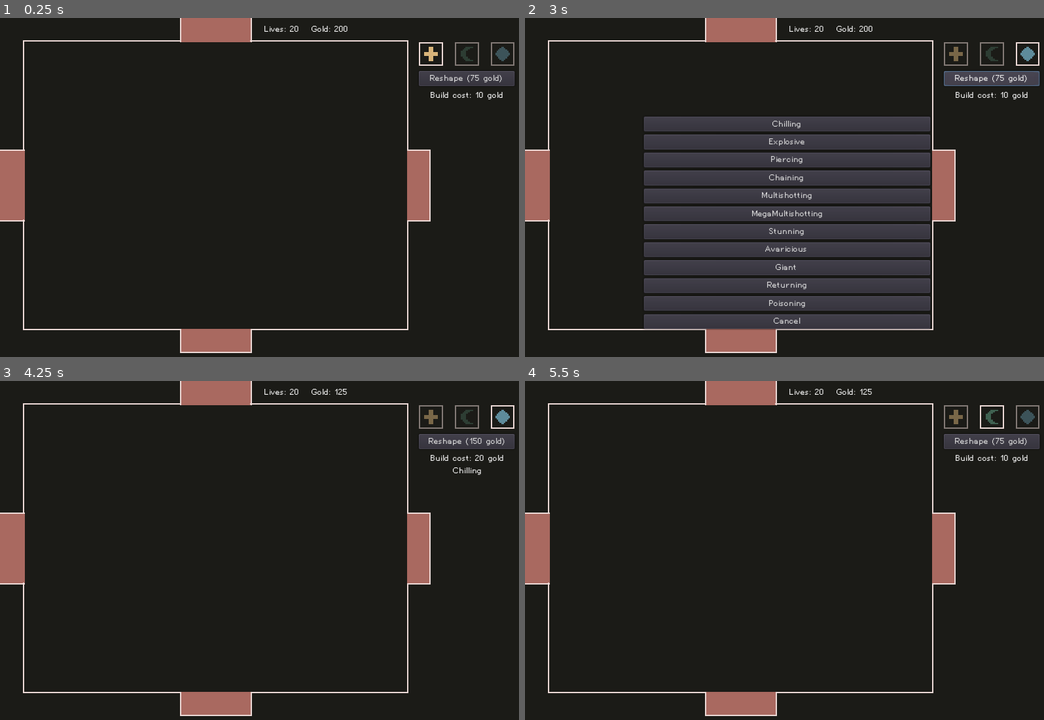
Above: before the commit, frames 1-4 (two rows, left to right).
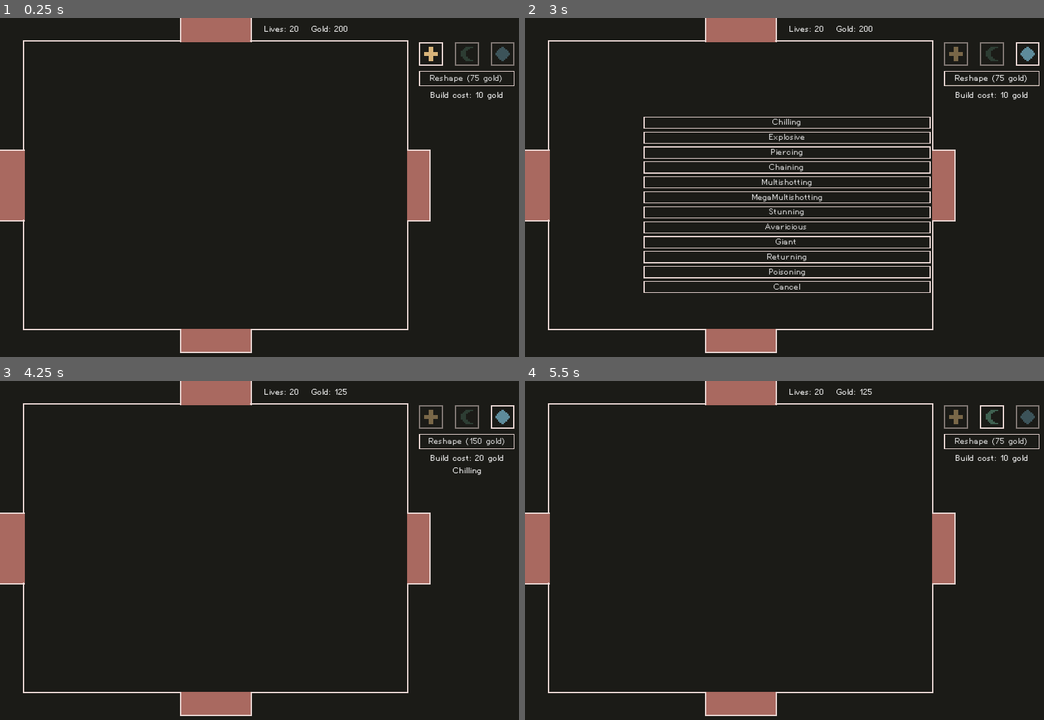
Above: after the commit, the same moments.

Repository: nolenroyalty/ReShape-TD
Game: Godot game, scene res://Main.tscn
Two runs of this game, one before a commit and one after it. Both use one fixed random seed, a clock stepped at 60 frames per second and the inputs below.
Inputs (mouse positions are in pixels of both pictures, inside the frame that each line leads up to):
- Up to frame 1 (0.25 s): no input
- Up to frame 2 (3 s): click (992, 55) at 0.5 s; click (955, 55) at 1.25 s; click (1028, 55) at 2 s; click "Reshape (75 gold)" at 2.75 s
- Up to frame 3 (4.25 s): click "Chilling" at 3.5 s
- Up to frame 4 (5.5 s): click "Reshape (150 gold)" at 4.25 s; click (992, 418) at 5 s

The runs differ from the first frame. In frame 1, 0.7% of the frame differs, in the area x 80-100%, y 15-21%; in frame 2, 30%, in the area x 22-100%, y 15-93%; in frame 3, 0.7%; in frame 4, 0.7%.

Commit message:
status effect fixes, basic styling

Diff:
--- a/creeps/CreepGeneric.gd
+++ b/creeps/CreepGeneric.gd
@@ -18,7 +18,7 @@
 var SPEED = 48
 var STUN_CHANCE = 10
 var RESIST_CHANCE = 0.0
-var STATUS_REDUCTION = 0.0
+var STATUS_REDUCTION = 1.0
 var is_boss = false
 var level = 1
 
@@ -56,18 +56,18 @@
 func determine_speed():
 	var base = SPEED
 	if chilled:
-		var penalty = 0.5 * (1.0 - STATUS_REDUCTION)
-		base *= penalty
+		var penalty = 0.5
+		base -= (base * penalty * STATUS_REDUCTION)
 	if stunned:
 		base = 0
 	return base
 
-func resisted_status_effect(hit_chance=100):
-	var roll = rng.randi_range(1, 100) * (1.0 - RESIST_CHANCE)
-	return hit_chance > roll
+func status_effect_hit(hit_chance=100):
+	var roll = rng.randi_range(1, 100)
+	return (hit_chance * (1.0 - RESIST_CHANCE)) > roll
 
 func maybe_apply_chilled():
-	if not resisted_status_effect(100):
+	if status_effect_hit(100):
 		chilled = true
 		emit_signal("state_changed")
 		var duration = 1.0
@@ -78,8 +78,7 @@
 	chilled = false
 
 func maybe_apply_stun(stun_chance):
-	var bonus_resist = 100 - stun_chance
-	if not resisted_status_effect(bonus_resist):
+	if status_effect_hit(stun_chance):
 		stunned = true
 		emit_signal("state_changed")
 		var duration = 1.0 * STATUS_REDUCTION
@@ -90,7 +89,7 @@
 	stunned = false
 
 func maybe_apply_poison(amount, bonus_gold):
-	if not resisted_status_effect(100):
+	if status_effect_hit(100):
 		poisoned = true
 		emit_signal("state_changed")
 		$IsPoisonedTimer.start(1.5)
--- a/creeps/CreepResist.gd
+++ b/creeps/CreepResist.gd
@@ -2,6 +2,6 @@
 
 func init(level, dest):
 	KIND = "Resistant"
-	RESIST_CHANCE = 0.5
+	RESIST_CHANCE = .5
 	STATUS_REDUCTION = 0.5
 	.init(level, dest)
--- a/creeps/NormalBoss.gd
+++ b/creeps/NormalBoss.gd
@@ -2,4 +2,6 @@
 
 func init(level, dest):
 	is_boss = true
+	RESIST_CHANCE = 0.35
+	STATUS_REDUCTION = 0.5
 	.init(level, dest)
--- a/creeps/QuickBoss.gd
+++ b/creeps/QuickBoss.gd
@@ -4,6 +4,7 @@
 	KIND = "Quick"
 	BASE_HEALTH = 40
 	SPEED = 80
-	RESIST_CHANCE = 35
+	RESIST_CHANCE = 0.35
+	STATUS_REDUCTION = 0.5
 	is_boss = true
 	.init(level, dest)
--- a/creeps/ThickBoss.gd
+++ b/creeps/ThickBoss.gd
@@ -5,4 +5,5 @@
 	BASE_HEALTH = 100
 	SPEED = 28
 	is_boss = true
+	STATUS_REDUCTION = 0.5
 	.init(level, dest)
--- a/project.godot
+++ b/project.godot
@@ -60,6 +60,7 @@
 [gui]
 
 common/drop_mouse_on_gui_input_disabled=true
+theme/custom="res://ui/Styles.tres"
 theme/custom_font="res://fonts/new_dynamicfont.tres"
 
 [importer_defaults]
--- a/ui/IndividualTowerViewer.tscn
+++ b/ui/IndividualTowerViewer.tscn
@@ -6,8 +6,8 @@
 script = ExtResource( 1 )
 
 [node name="Header" type="Label" parent="."]
-margin_right = 40.0
-margin_bottom = 14.0
+margin_right = 111.0
+margin_bottom = 31.0
 text = "Level 2 Cross Tower
 "
 
--- a/ui/ReshapeUpgradePicker.tscn
+++ b/ui/ReshapeUpgradePicker.tscn
@@ -1,6 +1,7 @@
-[gd_scene load_steps=2 format=2]
+[gd_scene load_steps=3 format=2]
 
 [ext_resource path="res://ui/ReshapeUpgradePicker.gd" type="Script" id=1]
+[ext_resource path="res://ui/Styles.tres" type="Theme" id=2]
 
 [node name="ReshapeUpgradePicker" type="CanvasLayer"]
 pause_mode = 2
@@ -15,12 +16,13 @@
 margin_top = -118.0
 margin_right = 192.0
 margin_bottom = 118.0
+theme = ExtResource( 2 )
 
 [node name="Example1" type="Button" parent="VBoxContainer"]
 margin_right = 384.0
-margin_bottom = 20.0
+margin_bottom = 16.0717
 
 [node name="Example2" type="Button" parent="VBoxContainer"]
-margin_top = 24.0
+margin_top = 20.0
 margin_right = 384.0
-margin_bottom = 44.0
+margin_bottom = 36.0717
--- a/ui/ReshapeUpgradeSelector.gd
+++ b/ui/ReshapeUpgradeSelector.gd
@@ -3,11 +3,11 @@
 signal reshape(shape)
 signal selected(shape)
 
-onready var cross = $CrossButton
-onready var crescent = $CrescentButton
-onready var diamond = $DiamondButton
-onready var reshape_button = $ReshapeButton
-onready var info_label = $InfoLabel
+onready var cross = $Control/CrossButton
+onready var crescent = $Control/CrescentButton
+onready var diamond = $Control/DiamondButton
+onready var reshape_button = $Control/ReshapeButton
+onready var info_label = $Control/InfoLabel
 
 var current = null
 
--- a/ui/ReshapeUpgradeSelector.tscn
+++ b/ui/ReshapeUpgradeSelector.tscn
@@ -1,46 +1,52 @@
-[gd_scene load_steps=6 format=2]
+[gd_scene load_steps=7 format=2]
 
 [ext_resource path="res://towers/sprites/crescenttower.png" type="Texture" id=1]
 [ext_resource path="res://towers/sprites/crosstower.png" type="Texture" id=2]
 [ext_resource path="res://towers/sprites/diamondtower.png" type="Texture" id=3]
+[ext_resource path="res://ui/Styles.tres" type="Theme" id=4]
 [ext_resource path="res://fonts/new_dynamicfont.tres" type="DynamicFont" id=5]
 [ext_resource path="res://ui/ReshapeUpgradeSelector.gd" type="Script" id=6]
 
 [node name="ReshapeUpgradeSelector" type="Node2D"]
 script = ExtResource( 6 )
 
-[node name="ColorRect" type="ColorRect" parent="."]
+[node name="Control" type="Control" parent="."]
+margin_right = 40.0
+margin_bottom = 40.0
+theme = ExtResource( 4 )
+
+[node name="ColorRect" type="ColorRect" parent="Control"]
 visible = false
 margin_left = -16.0
 margin_right = 144.0
 margin_bottom = 208.0
 color = Color( 0.368627, 0.545098, 0.607843, 0.513726 )
 
-[node name="CrescentButton" type="TextureButton" parent="."]
+[node name="CrescentButton" type="TextureButton" parent="Control"]
 margin_left = 48.0
 margin_right = 80.0
 margin_bottom = 32.0
 texture_normal = ExtResource( 1 )
 
-[node name="CrossButton" type="TextureButton" parent="."]
+[node name="CrossButton" type="TextureButton" parent="Control"]
 margin_right = 32.0
 margin_bottom = 32.0
 texture_normal = ExtResource( 2 )
 
-[node name="DiamondButton" type="TextureButton" parent="."]
+[node name="DiamondButton" type="TextureButton" parent="Control"]
 margin_left = 96.0
 margin_right = 128.0
 margin_bottom = 32.0
 texture_normal = ExtResource( 3 )
 
-[node name="ReshapeButton" type="Button" parent="."]
+[node name="ReshapeButton" type="Button" parent="Control"]
 margin_top = 39.0
 margin_right = 128.0
 margin_bottom = 59.0
 custom_fonts/font = ExtResource( 5 )
 text = "Reshape"
 
-[node name="InfoLabel" type="Label" parent="."]
+[node name="InfoLabel" type="Label" parent="Control"]
 margin_top = 64.0
 margin_right = 128.0
 margin_bottom = 192.0
--- /dev/null
+++ b/ui/Styles.tres
@@ -0,0 +1,46 @@
+[gd_resource type="Theme" load_steps=9 format=2]
+
+[ext_resource path="res://ui/sprites/ninepatch-disabled.png" type="Texture" id=1]
+[ext_resource path="res://ui/sprites/ninepatch-grey.png" type="Texture" id=2]
+[ext_resource path="res://ui/sprites/ninepatch-both.png" type="Texture" id=3]
+[ext_resource path="res://ui/sprites/ninepatch-plain.png" type="Texture" id=4]
+
+[sub_resource type="StyleBoxTexture" id=5]
+texture = ExtResource( 1 )
+region_rect = Rect2( 0, 0, 9, 9 )
+margin_left = 1.0
+margin_right = 1.0
+margin_top = 1.0
+margin_bottom = 1.0
+
+[sub_resource type="StyleBoxTexture" id=1]
+texture = ExtResource( 4 )
+region_rect = Rect2( 0, 0, 9, 9 )
+margin_left = 1.16533
+margin_right = 1.16533
+margin_top = 1.03585
+margin_bottom = 1.03585
+
+[sub_resource type="StyleBoxTexture" id=3]
+texture = ExtResource( 2 )
+region_rect = Rect2( 0, 0, 9, 9 )
+margin_left = 1.0535
+margin_right = 1.0535
+margin_top = 1.0535
+margin_bottom = 1.31687
+
+[sub_resource type="StyleBoxTexture" id=4]
+texture = ExtResource( 3 )
+region_rect = Rect2( 1, 1, 7, 7 )
+margin_left = 1.51737
+margin_right = 1.83464
+margin_top = 2.20709
+margin_bottom = 1.96569
+
+[resource]
+Button/colors/font_color_disabled = Color( 0, 0, 0, 0.341176 )
+Button/styles/disabled = SubResource( 5 )
+Button/styles/focus = SubResource( 1 )
+Button/styles/hover = SubResource( 3 )
+Button/styles/normal = SubResource( 1 )
+Button/styles/pressed = SubResource( 4 )
--- /dev/null
+++ b/ui/UpgradePickerButton.tscn
@@ -0,0 +1,8 @@
+[gd_scene load_steps=2 format=2]
+
+[ext_resource path="res://ui/Styles.tres" type="Theme" id=1]
+
+[node name="Button" type="Button"]
+margin_right = 176.0
+margin_bottom = 128.0
+theme = ExtResource( 1 )
Binary file added: ui/sprites/ninepatch-both.png
Not shown, added: ui/sprites/ninepatch-both.png.import
Binary file added: ui/sprites/ninepatch-disabled.png
Not shown, added: ui/sprites/ninepatch-disabled.png.import
Binary file added: ui/sprites/ninepatch-grey.png
Not shown, added: ui/sprites/ninepatch-grey.png.import
Binary file added: ui/sprites/ninepatch-plain.png
Not shown, added: ui/sprites/ninepatch-plain.png.import
